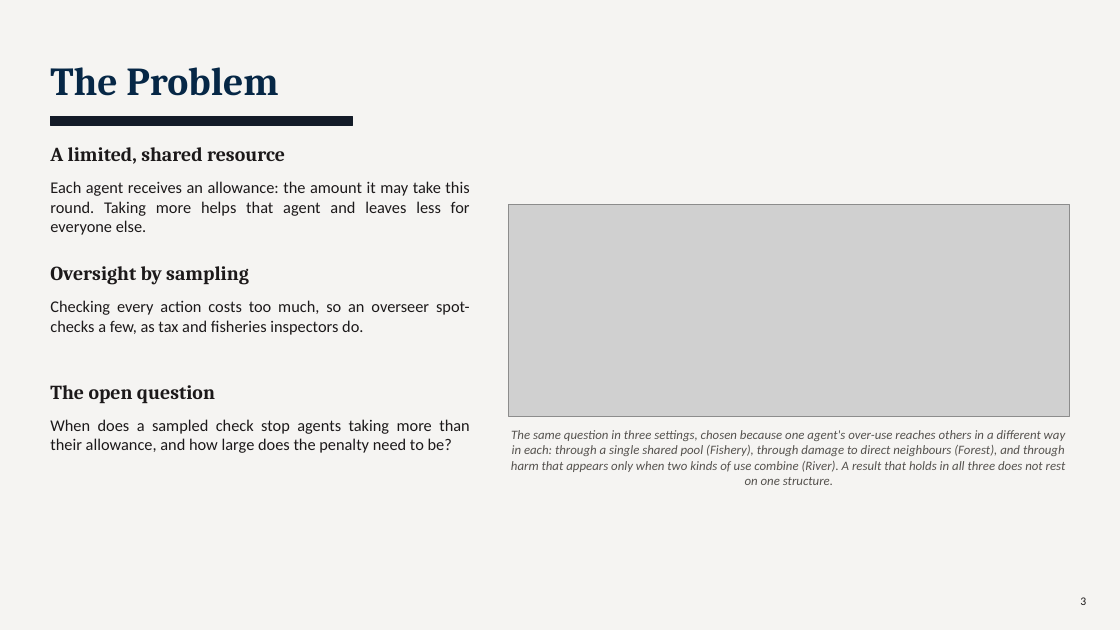
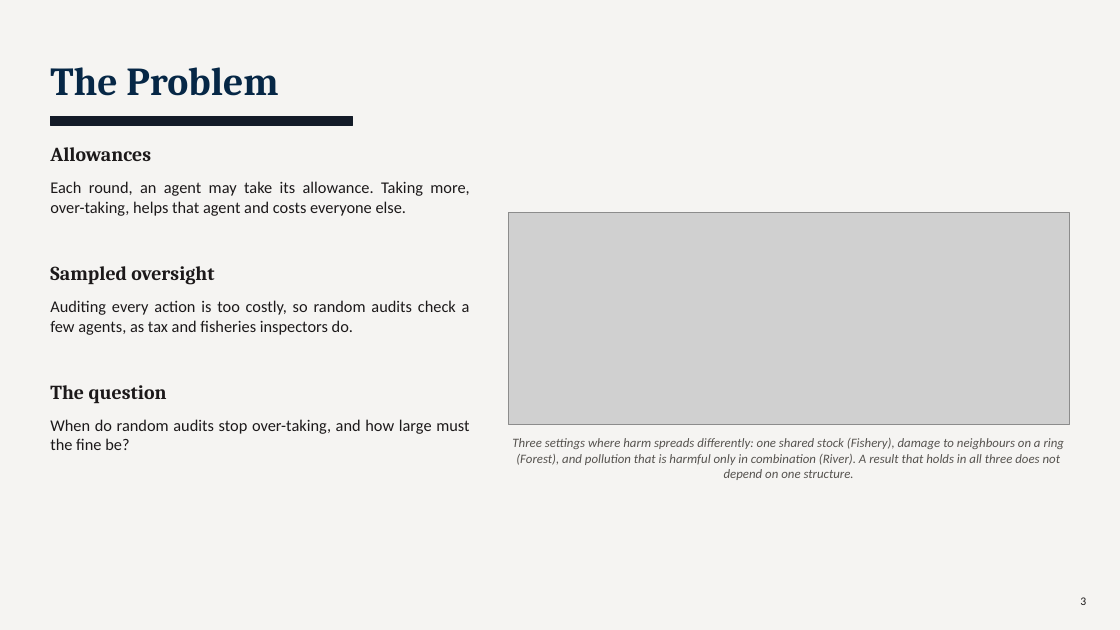
Before and after one commit to TallowCatch/invasion-commons, a slide deck: slide 3 of notes/slides/2026-10-13_phd_catchup/phd_catchup_2026-10-13.pptx. Drawn at 1120x630 pixels with LibreOffice and Linux fonts; fonts in the diff are those of the drawing; grey boxes stand for pictures. Boxes give left, top, right and bottom in pixels: in the first picture for what was removed or moved away, otherwise in the second. Text is boxed around its words. In the diff, an @@ line names an element or a change of style, - is before the commit and + after.

```diff
--- a/notes/slides/2026-10-13_phd_catchup/phd_catchup_2026-10-13.pptx
+++ b/notes/slides/2026-10-13_phd_catchup/phd_catchup_2026-10-13.pptx
@@ text at (50,147,151,161): text changed @@
-A limited, shared resource
+Allowances
@@ text at (50,181,469,216): text changed @@
-Each agent receives an allowance: the amount it may take this round. Taking more helps that agent and leaves less for everyone else.
+Each round, an agent may take its allowance. Taking more, over-taking, helps that agent and costs everyone else.
@@ picture: place and size @@
-picture at (508,204,1070,417)
+picture at (508,213,1070,425)
@@ text at (50,266,214,285): text changed @@
-Oversight by sampling
+Sampled oversight
@@ text at (50,300,470,335): text changed @@
-Checking every action costs too much, so an overseer spot-checks a few, as tax and fisheries inspectors do.
+Auditing every action is too costly, so random audits check a few agents, as tax and fisheries inspectors do.
@@ text at (50,385,167,404): text changed @@
-The open question
+The question
@@ text at (50,419,469,450): text changed @@
-When does a sampled check stop agents taking more than their allowance, and how large does the penalty need to be?
+When do random audits stop over-taking, and how large must the fine be?
@@ text at (512,438,1065,480): text changed @@
-The same question in three settings, chosen because one agent's over-use reaches others in a different way in each: through a single shared pool (Fishery), through damage to direct neighbours (Forest), and through harm that appears only when two kinds of use combine (River). A result that holds in all three does not rest on one structure.
+Three settings where harm spreads differently: one shared stock (Fishery), damage to neighbours on a ring (Forest), and pollution that is harmful only in combination (River). A result that holds in all three does not depend on one structure.
```
Also in this commit, not shown: 13 other slides changed, 8 other files.
